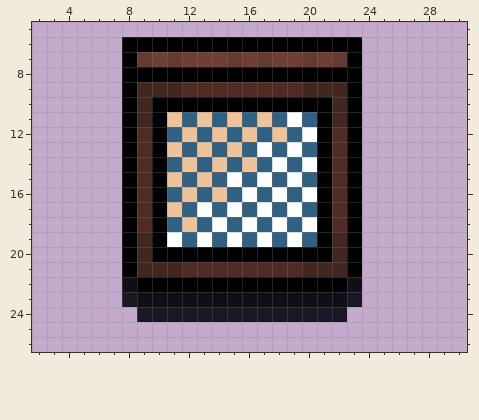
Pixel-art sprite -- Day 1/Day 1/World/Bedroom 1 Painting.png. Above: the version before the commit.
The file is 32x32 pixels. Colours within 5 levels of each other are drawn and written as one. Shown: x 2..30, y 5..26.
New version:
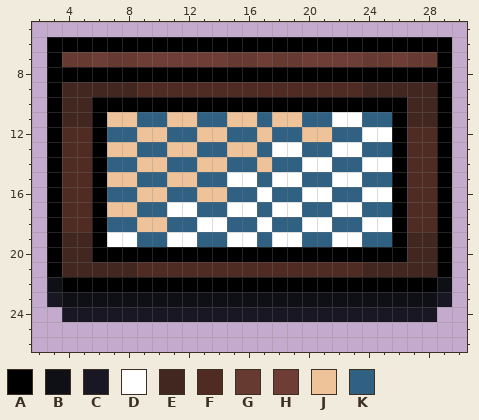
Palette (. is transparent): A #000000  B #0f0f16  C #181723  D #ffffff  E #422620  F #4f2b24  G #663931  H #6e3e36  J #eec39a  K #306082
The exact change:
{"y":6,"x":3,"old":".....","new":"AAAAA"}
{"y":6,"x":24,"old":"......","new":"AAAAAA"}
{"y":7,"x":3,"old":".....AG","new":"AGGHGGH"}
{"y":7,"x":11,"old":"G","new":"H"}
{"y":7,"x":16,"old":"HGHHG","new":"GHGGH"}
{"y":7,"x":22,"old":"GA......","new":"HHGGHGGA"}
{"y":8,"x":3,"old":".....","new":"AAAAA"}
{"y":8,"x":24,"old":"......","new":"AAAAAA"}
{"y":9,"x":3,"old":".....AEEE","new":"AEEEEEFFF"}
{"y":9,"x":20,"old":"EEEA......","new":"FFFFEEEEEA"}
{"y":10,"x":3,"old":".....","new":"AEEAA"}
{"y":10,"x":9,"old":"E","new":"A"}
{"y":10,"x":22,"old":"E","new":"A"}
{"y":10,"x":24,"old":"......","new":"AAAEEA"}
{"y":11,"x":3,"old":".....AEA","new":"AEEAJJKK"}
{"y":11,"x":12,"old":"KJ","new":"JK"}
{"y":11,"x":16,"old":"KJKD","new":"JKJJ"}
{"y":11,"x":21,"old":"AEA......","new":"KDDKKAEEA"}
{"y":12,"x":3,"old":".....AFA","new":"AFFAKKJJ"}
{"y":12,"x":12,"old":"JK","new":"KJ"}
{"y":12,"x":16,"old":"JKJ","new":"KJK"}
{"y":12,"x":20,"old":"DAFA......","new":"JJKKDDAFFA"}
{"y":13,"x":3,"old":".....AFA","new":"AFFAJJKK"}
{"y":13,"x":12,"old":"KJ","new":"JK"}
{"y":13,"x":16,"old":"KDK","new":"JKD"}
{"y":13,"x":21,"old":"AFA......","new":"KDDKKAFFA"}
{"y":14,"x":3,"old":".....AFA","new":"AFFAKKJJ"}
{"y":14,"x":12,"old":"JK","new":"KJ"}
{"y":14,"x":16,"old":"JKD","new":"KJK"}
{"y":14,"x":21,"old":"AFA......","new":"DKKDDAFFA"}
{"y":15,"x":3,"old":".....AFA","new":"AFFAJJKK"}
{"y":15,"x":12,"old":"KJ","new":"JK"}
{"y":15,"x":16,"old":"KDK","new":"DKD"}
{"y":15,"x":21,"old":"AFA......","new":"KDDKKAFFA"}
{"y":16,"x":3,"old":".....AFA","new":"AFFAKKJJ"}
{"y":16,"x":12,"old":"JK","new":"KJ"}
{"y":16,"x":16,"old":"DKD","new":"KDK"}
{"y":16,"x":21,"old":"AFA......","new":"DKKDDAFFA"}
{"y":17,"x":3,"old":".....AFAJKD","new":"AFFAJJKKDDK"}
{"y":17,"x":16,"old":"KDK","new":"DKD"}
{"y":17,"x":21,"old":"AFA......","new":"KDDKKAFFA"}
{"y":18,"x":3,"old":".....AFA","new":"AFFAKKJJ"}
{"y":18,"x":12,"old":"JK","new":"KD"}
{"y":18,"x":16,"old":"DKD","new":"KDK"}
{"y":18,"x":21,"old":"AFA......","new":"DKKDDAFFA"}
{"y":19,"x":3,"old":".....AEA","new":"AEEADDKK"}
{"y":19,"x":12,"old":"KD","new":"DK"}
{"y":19,"x":16,"old":"KDK","new":"DKD"}
{"y":19,"x":21,"old":"AEA......","new":"KDDKKAEEA"}
{"y":20,"x":3,"old":".....","new":"AEEAA"}
{"y":20,"x":9,"old":"E","new":"A"}
{"y":20,"x":22,"old":"E","new":"A"}
{"y":20,"x":24,"old":"......","new":"AAAEEA"}
{"y":21,"x":3,"old":".....AEEE","new":"AEEEEEFFF"}
{"y":21,"x":20,"old":"EEEA......","new":"FFFFEEEEEA"}
{"y":22,"x":3,"old":".....B","new":"BAAAAA"}
{"y":22,"x":23,"old":"B......","new":"AAAAAAB"}
{"y":23,"x":3,"old":".....C","new":"CBBBBB"}
{"y":23,"x":23,"old":"C......","new":"BBBBBBC"}
{"y":24,"x":4,"old":".....","new":"CCCCC"}
{"y":24,"x":23,"old":"......","new":"CCCCCC"}
{"label":"changed","picture_box":[47,37,452,322]}
